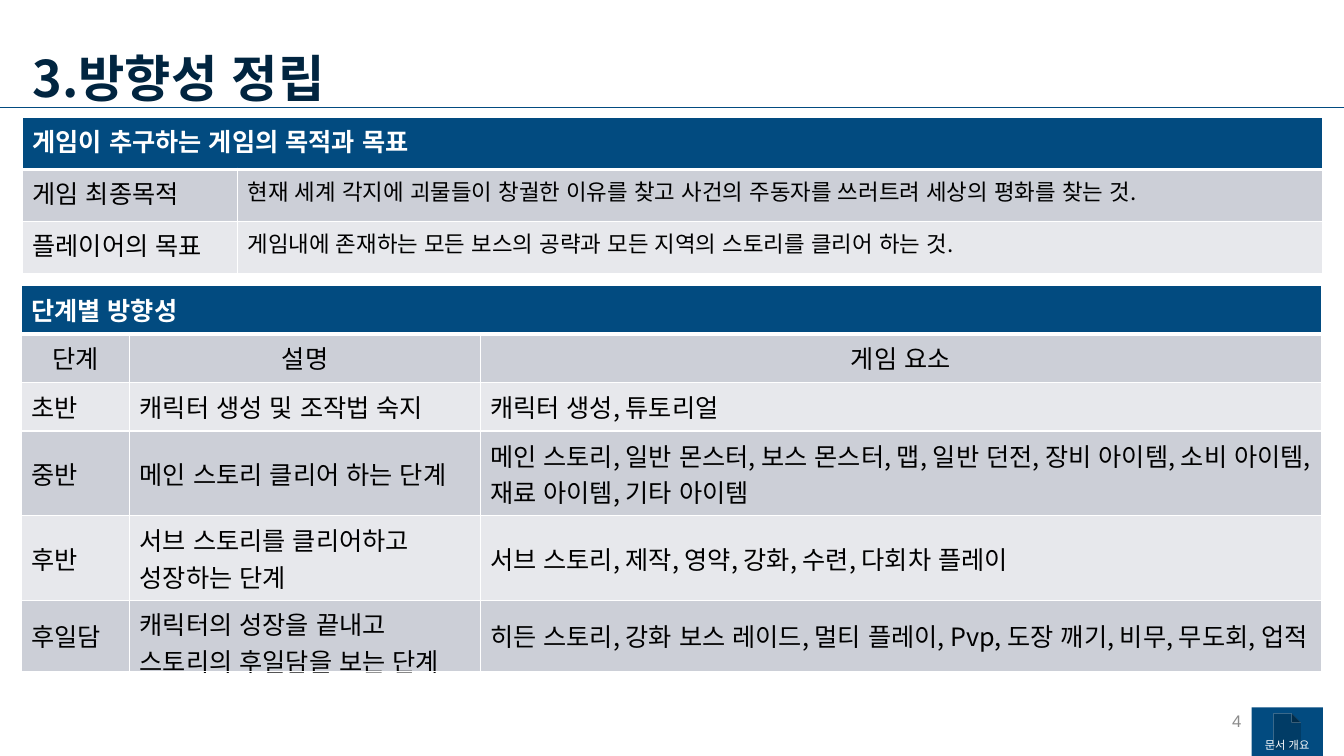
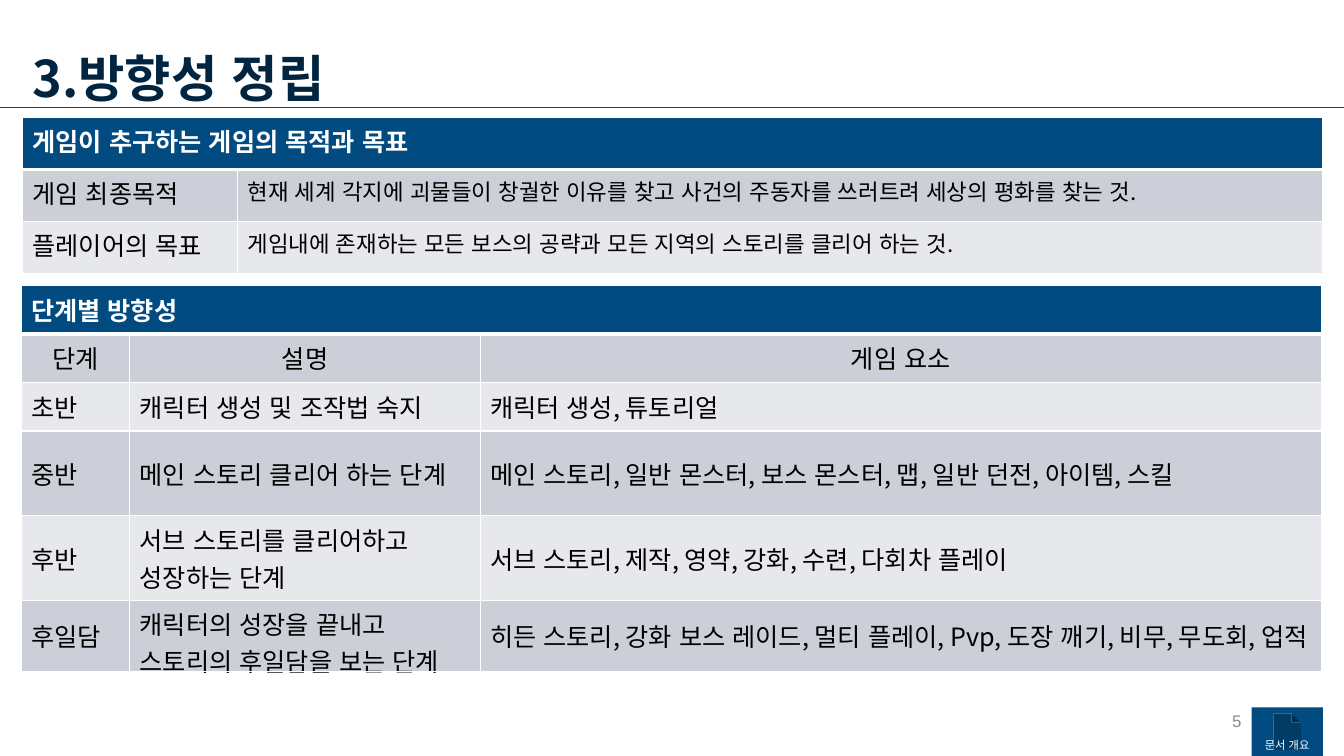
Before and after one commit to yjk0401/unityenginebasic_9th, a slide deck: slide 5 of 기획/메인 기획서.pptx (slide 4 before the commit). Drawn at 1344x756 pixels with LibreOffice and Linux fonts; fonts in the diff are those of the drawing. Boxes give left, top, right and bottom in pixels: in the first picture for what was removed or moved away, otherwise in the second. Text is boxed around its words. In the diff, an @@ line names an element or a change of style, - is before the commit and + after.

```diff
--- a/기획/메인 기획서.pptx
+++ b/기획/메인 기획서.pptx
@@ table at (21, 286, 1323, 681) @@
-row 4, column 3: 메인 스토리, 일반 몬스터, 보스 몬스터, 맵, 일반 던전, 장비 아이템, 소비 아이템, 재료 아이템, 기타 아이템
+row 4, column 3: 메인 스토리, 일반 몬스터, 보스 몬스터, 맵, 일반 던전, 아이템, 스킬
@@ page number at (1232, 715, 1241, 727): text changed @@
-4
+5
```
Also in this commit, not shown: 4 other slides changed, 2 slides added, 1 slide removed, 1 other file.
